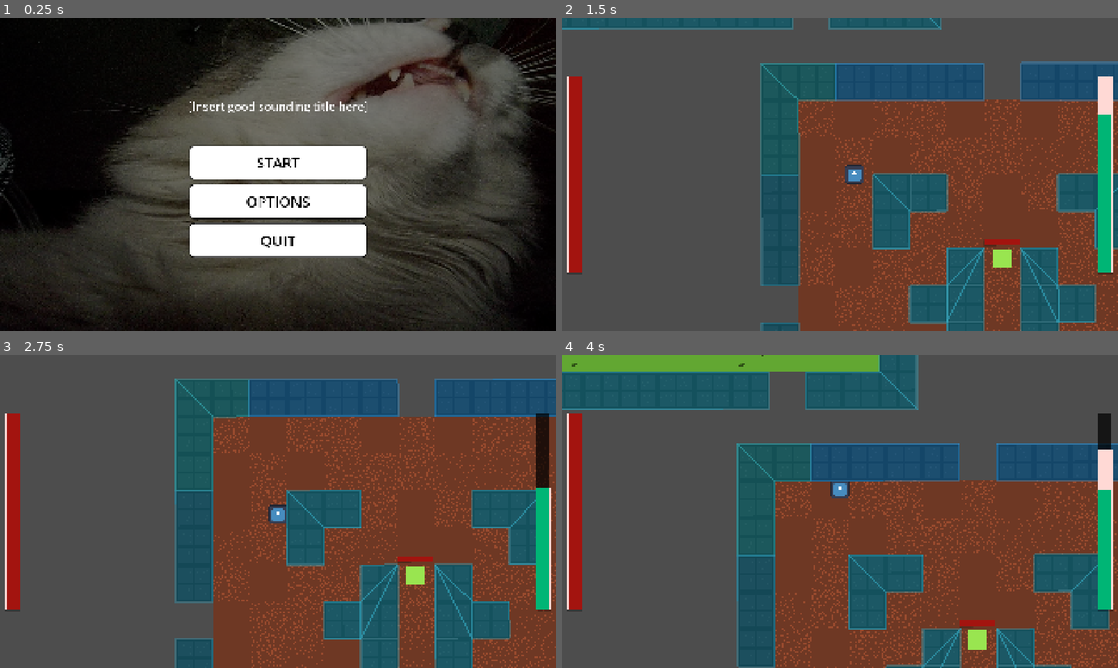
Above: before the commit, frames 1-4 (two rows, left to right).
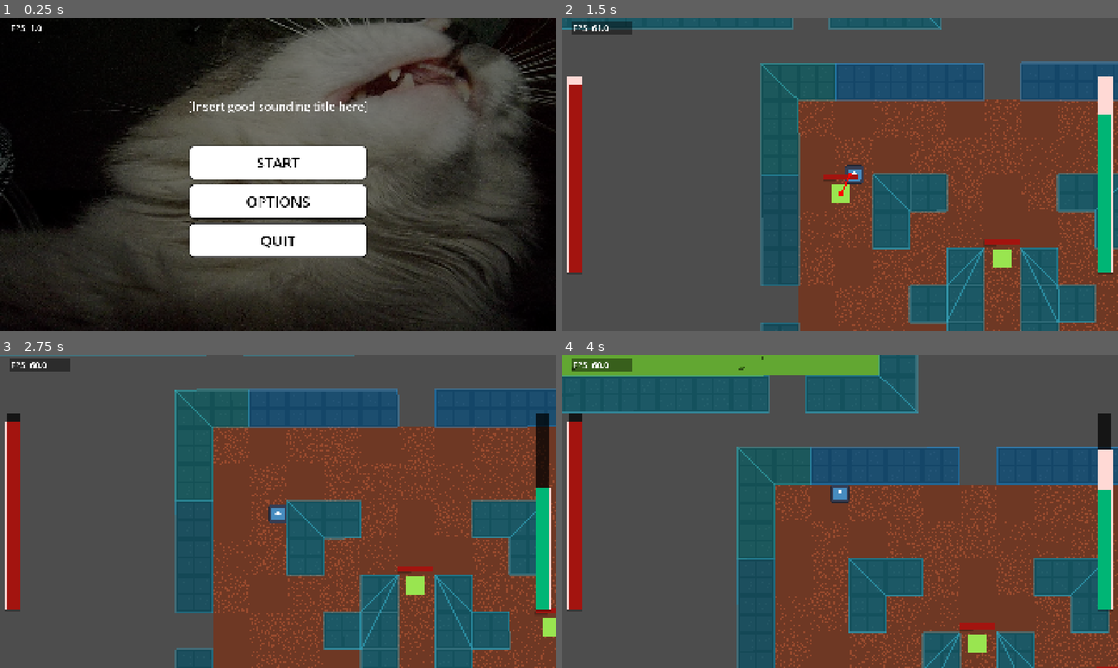
Above: after the commit, the same moments.

Repository: BananerCatter/untitled-roguelike
Game: Godot game, scene res://scenes/main.tscn
Two runs of this game, one before a commit and one after it. Both use one fixed random seed, a clock stepped at 60 frames per second and the inputs below. Before the commit the project starts from res://scenes/main_level.tscn. The engine's default icon, where the game draws it, is replaced by a stand-in: a white triangle on a blue panel in a dark square.
Inputs (mouse positions are in pixels of both pictures, inside the frame that each line leads up to):
- Up to frame 1 (0.25 s): no input
- Up to frame 2 (1.5 s): click "START" at 0.5 s; tap Enter at 1.25 s; move the mouse to (962, 158) at 1.27 s; hold D (right) from 1.28 s (still down); tap Shift (dash) at 1.35 s; click (962, 158) at 1.42 s
- Up to frame 3 (2.75 s): move the mouse to (166, 527) at 2.02 s; release D (right) at 2.03 s; hold S (down) from 2.03 s (still down); click (166, 527) at 2.1 s
- Up to frame 4 (4 s): move the mouse to (895, 442) at 2.77 s; release S (down) at 2.78 s; hold D (right) 2.78-3.53 s; tap Alt at 2.85 s; move the mouse to (812, 574) at 3.52 s; hold W (up) from 3.53 s (still down); tap Shift (dash) at 3.6 s; click (812, 574) at 3.67 s

The runs differ from the first frame. In frame 1, less than 0.1% of the frame differs, in the area x 2-8%, y 2-5%; in frame 2, 0.8%; in frame 3, 17%, in the area x 0-100%, y 0-100%; in frame 4, 12%.
Error before the commit: Division by zero error in operator '/'. (res://scripts/main_level.gd:11)

Commit message:
moar bugfixingg

Diff:
--- a/untitled-roguelike/project.godot
+++ b/untitled-roguelike/project.godot
@@ -11,7 +11,7 @@
 [application]
 
 config/name="untitled-roguelike"
-run/main_scene="uid://cmu2qrnde2at7"
+run/main_scene="uid://dm32qrnde2at7"
 config/features=PackedStringArray("4.7", "Forward Plus")
 config/icon="res://icon.svg"
 
@@ -83,6 +83,11 @@
 "events": [Object(InputEventKey,"resource_local_to_scene":false,"resource_name":"","device":-1,"window_id":0,"alt_press …(195 unchanged characters)…
 ]
 }
+debug_info={
+"deadzone": 0.2,
+"events": [Object(InputEventKey,"resource_local_to_scene":false,"resource_name":"","device":16,"window_id":0,"alt_pressed":false,"shift_pressed":false,"ctrl_pressed":false,"meta_pressed":false,"pressed":false,"keycode":0,"physical_keycode":51,"key_label":0,"unicode":0,"location":0,"echo":false,"script":null)
+]
+}
 
 [layer_names]
 
--- /dev/null
+++ b/untitled-roguelike/scenes/debug_info.tscn
@@ -0,0 +1,25 @@
+[gd_scene format=3 uid="uid://omuvjwg14edu"]
+
+[ext_resource type="Script" uid="uid://dysofdfudsymc" path="res://scripts/debug_info.gd" id="1_0e4su"]
+
+[sub_resource type="StyleBoxFlat" id="StyleBoxFlat_b013q"]
+bg_color = Color(0, 0, 0, 0.42745098)
+
+[node name="DebugInfo" type="CanvasLayer" unique_id=1603574886]
+script = ExtResource("1_0e4su")
+
+[node name="InfoContainer" type="BoxContainer" parent="." unique_id=36967455]
+anchors_preset = -1
+anchor_right = 0.12552084
+anchor_bottom = 0.08148148
+offset_left = 35.60228
+offset_top = 13.0
+offset_right = -1.5258789e-05
+vertical = true
+
+[node name="FPSLabel" type="Label" parent="InfoContainer" unique_id=1066696109]
+layout_mode = 2
+size_flags_horizontal = 3
+size_flags_vertical = 0
+theme_override_font_sizes/font_size = 30
+theme_override_styles/normal = SubResource("StyleBoxFlat_b013q")
--- a/untitled-roguelike/scenes/main.gd
+++ /dev/null
@@ -1,15 +0,0 @@
-extends Node
-@export var game_scene: PackedScene
-var main_level: Node2D
-
-# Called when the node enters the scene tree for the first time.
-func _ready() -> void:
-	$MainMenu.game_start.connect(_on_start)
-
-func _on_start() ->void:
-	$MainMenu.queue_free()
-	main_level = game_scene.instantiate()
-	add_child(main_level)
-# Called every frame. 'delta' is the elapsed time since the previous frame.
-func _process(delta: float) -> void:
-	pass
--- a/untitled-roguelike/scenes/main.tscn
+++ b/untitled-roguelike/scenes/main.tscn
@@ -1,9 +1,15 @@
-[gd_scene format=3 uid="uid://cmu2qrnde2at7"]
+[gd_scene format=3 uid="uid://dm32qrnde2at7"]
 
-[ext_resource type="Script" uid="uid://5cmldlv043iu" path="res://scenes/main.gd" id="1_0wfyh"]
+[ext_resource type="Script" uid="uid://5cmldlv043iu" path="res://scripts/main.gd" id="1_0wfyh"]
 [ext_resource type="PackedScene" uid="uid://umjew73r8h5c" path="res://scenes/main_menu.tscn" id="1_o5qli"]
+[ext_resource type="PackedScene" uid="uid://omuvjwg14edu" path="res://scenes/debug_info.tscn" id="3_sugp2"]
 
 [node name="Main" type="Node" unique_id=1774309872]
 script = ExtResource("1_0wfyh")
 
+[node name="DebugInfo" parent="." unique_id=1603574886 instance=ExtResource("3_sugp2")]
+
 [node name="MainMenu" parent="." unique_id=582311429 instance=ExtResource("1_o5qli")]
+unique_name_in_owner = true
+
+[connection signal="game_start" from="MainMenu" to="." method="_on_main_menu_game_start"]
--- a/untitled-roguelike/scenes/main_level.tscn
+++ b/untitled-roguelike/scenes/main_level.tscn
@@ -4,10 +4,20 @@
 [ext_resource type="Script" uid="uid://bhkaoykn4qu24" path="res://scripts/main_level.gd" id="1_tbgi4"]
 [ext_resource type="PackedScene" uid="uid://b0hcornef2rji" path="res://scenes/tileground.tscn" id="3_o6xl0"]
 [ext_resource type="PackedScene" uid="uid://1mbjqqv607qo" path="res://scenes/game_ui.tscn" id="4_jyhfs"]
-[ext_resource type="Resource" uid="uid://wvnq8mbo1x63" path="res://resources/player_stats.tres" id="5_tipki"]
 [ext_resource type="PackedScene" uid="uid://fp7f7gtsbfy7" path="res://scenes/base_enemy.tscn" id="6_tefeu"]
 [ext_resource type="Script" uid="uid://cyurnsedhb28p" path="res://scripts/stats.gd" id="7_o6xl0"]
 [ext_resource type="PackedScene" uid="uid://ib5t11nrr4fd" path="res://scenes/dungeon_test.tscn" id="8_tipki"]
+
+[sub_resource type="Resource" id="Resource_u2c82"]
+resource_local_to_scene = true
+script = ExtResource("7_o6xl0")
+max_health_level = 3
+damage_level = 3
+defence_level = 3
+base_max_health = 300
+base_damage = 100.0
+base_defence = 10.0
+metadata/_custom_type_script = "uid://cyurnsedhb28p"
 
 [sub_resource type="NavigationPolygon" id="NavigationPolygon_b013q"]
 vertices = PackedVector2Array(947, 492, 979, 496, 919, 496, 915, 492, 1015, 464, 1015, 624, 979, 588, 915, 524, 919, 52 …(559 unchanged characters)…
@@ -17,7 +27,43 @@
 source_geometry_group_name = &"enemy_navigation"
 agent_radius = 14.0
 
-[sub_resource type="Resource" id="Resource_tipki"]
+[sub_resource type="Resource" id="Resource_k5pu3"]
+resource_local_to_scene = true
+script = ExtResource("7_o6xl0")
+base_max_health = 300
+base_damage = 20.0
+base_defence = 10.0
+faction = 1
+metadata/_custom_type_script = "uid://cyurnsedhb28p"
+
+[sub_resource type="Resource" id="Resource_iqu8w"]
+resource_local_to_scene = true
+script = ExtResource("7_o6xl0")
+base_max_health = 300
+base_damage = 20.0
+base_defence = 10.0
+faction = 1
+metadata/_custom_type_script = "uid://cyurnsedhb28p"
+
+[sub_resource type="Resource" id="Resource_5fr2l"]
+resource_local_to_scene = true
+script = ExtResource("7_o6xl0")
+base_max_health = 300
+base_damage = 20.0
+base_defence = 10.0
+faction = 1
+metadata/_custom_type_script = "uid://cyurnsedhb28p"
+
+[sub_resource type="Resource" id="Resource_2sb77"]
+resource_local_to_scene = true
+script = ExtResource("7_o6xl0")
+base_max_health = 300
+base_damage = 20.0
+base_defence = 10.0
+faction = 1
+metadata/_custom_type_script = "uid://cyurnsedhb28p"
+
+[sub_resource type="Resource" id="Resource_fkrx8"]
 resource_local_to_scene = true
 script = ExtResource("7_o6xl0")
 base_max_health = 300
@@ -38,7 +84,7 @@
 
 [node name="Player" parent="." unique_id=1112876604 instance=ExtResource("1_o5qli")]
 position = Vector2(709, 350)
-stats = ExtResource("5_tipki")
+stats = SubResource("Resource_u2c82")
 
 [node name="GameUi" parent="." unique_id=1748888889 instance=ExtResource("4_jyhfs")]
 
@@ -47,6 +93,22 @@
 
 [node name="BaseEnemy" parent="." unique_id=1743834607 instance=ExtResource("6_tefeu")]
 position = Vector2(852.4016, 423.20743)
-stats = SubResource("Resource_tipki")
+stats = SubResource("Resource_k5pu3")
+
+[node name="BaseEnemy2" parent="." unique_id=853528917 instance=ExtResource("6_tefeu")]
+position = Vector2(970.3505, 459.37448)
+stats = SubResource("Resource_iqu8w")
+
+[node name="BaseEnemy3" parent="." unique_id=74215984 instance=ExtResource("6_tefeu")]
+position = Vector2(970.1409, 607.3743)
+stats = SubResource("Resource_5fr2l")
+
+[node name="BaseEnemy4" parent="." unique_id=1078549179 instance=ExtResource("6_tefeu")]
+position = Vector2(729.1412, 607.0331)
+stats = SubResource("Resource_2sb77")
+
+[node name="BaseEnemy5" parent="." unique_id=830621990 instance=ExtResource("6_tefeu")]
+position = Vector2(729.36774, 447.03326)
+stats = SubResource("Resource_fkrx8")
 
 [connection signal="on_death" from="Player" to="." method="_on_player_on_death"]
--- /dev/null
+++ b/untitled-roguelike/scripts/debug_info.gd
@@ -0,0 +1,9 @@
+extends CanvasLayer
+
+
+
+func _process(delta: float) -> void:
+	$InfoContainer/FPSLabel.text ="FPS: " + str(Engine.get_frames_per_second())
+func _input(event: InputEvent) -> void:
+	if event.is_action_pressed("debug_info"):
+		hide()
--- a/untitled-roguelike/scripts/enemy_hp.gd
+++ b/untitled-roguelike/scripts/enemy_hp.gd
@@ -9,7 +9,7 @@
 func _get_value(hp:int, max_health:int) -> void:
 	max_value=max_health
 	value=hp
-	timer.start()
+	#timer.start()
 func init_health(_health):
 	health= _health
 	max_value = _health
--- /dev/null
+++ b/untitled-roguelike/scripts/main.gd
@@ -0,0 +1,14 @@
+extends Node
+@onready var main_lvl_scene= load("uid://cmu2qrnde2at7")
+var main_level: Node2D
+
+# Called when the node enters the scene tree for the first time.
+func _ready() -> void:
+	main_level=main_lvl_scene.instantiate()
+
+
+func _on_main_menu_game_start() -> void:
+	print("start")
+	%MainMenu.queue_free()
+
+	add_child(main_level)
--- a/untitled-roguelike/scripts/main_level.gd
+++ b/untitled-roguelike/scripts/main_level.gd
@@ -8,7 +8,7 @@
 	Player.stats.health_changed.connect(UI._on_hp_changed)
 	Player.stamina_changed.connect(UI._on_stamina_changed)
 	Player.stats.health_changed.emit(Player.stats.health, Player.stats.current_max_health)
-	Player.hp_changed.emit((Player.stats.health*100)/Player.stats.current_max_health)
+
 
 
 
--- a/untitled-roguelike/scripts/main_menu.gd
+++ b/untitled-roguelike/scripts/main_menu.gd
@@ -13,7 +13,7 @@
 
 
 func _on_start_pressed() -> void:
-	get_tree().change_scene_to_file("res://scenes/main_level.tscn") # Replace with function body.
+	game_start.emit()
 
 func _on_options_pressed() -> void:
 	print("options") # Replace with function body.
--- a/untitled-roguelike/scripts/player.gd
+++ b/untitled-roguelike/scripts/player.gd
@@ -35,8 +35,7 @@
 	stats.call_deferred("take_damage", 0)
 	hp_changed.emit(100)
 	stamina_changed.emit((stamina*100/max_stamina))
-	print(stats.max_health_level)
-	print(faction)
+
 func take_damage(damage:int) -> void:
 	stats.take_damage(damage)
 
Not shown, added: untitled-roguelike/scripts/debug_info.gd.uid
Renamed: untitled-roguelike/scenes/main.gd.uid -> untitled-roguelike/scripts/main.gd.uid
